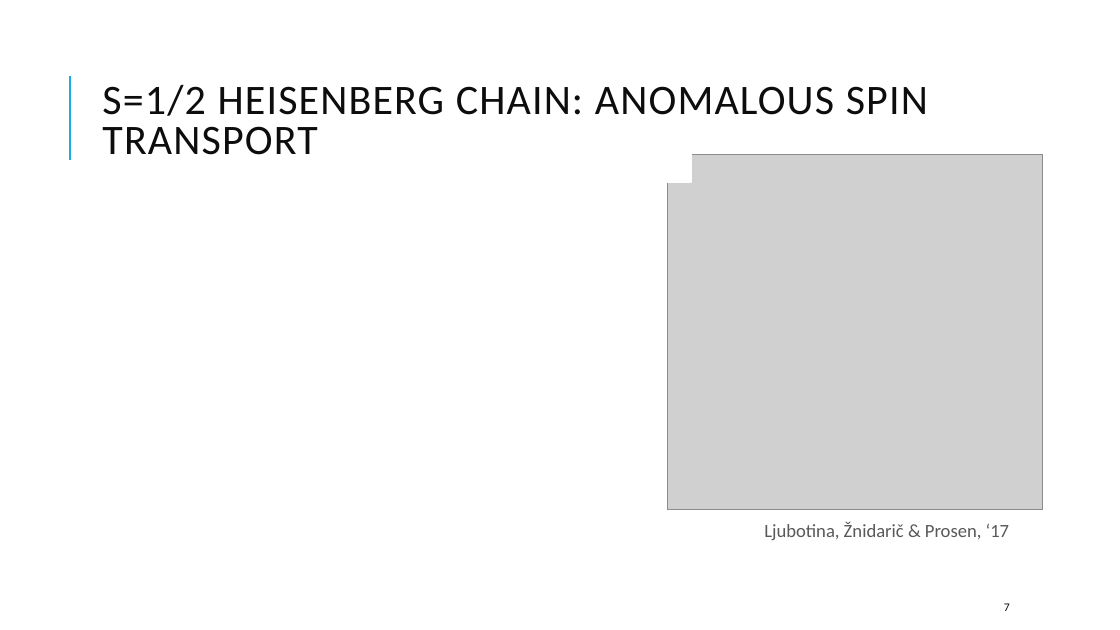
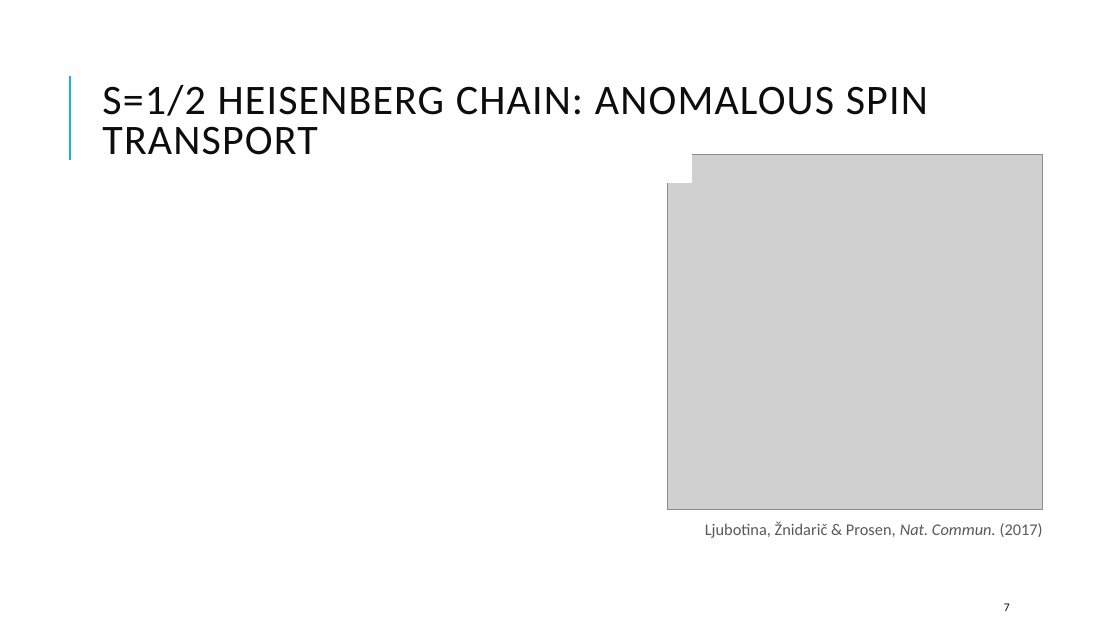
Before and after one commit to kwang0/KPZ-Project, a slide deck: slide 7 of Qualifying Exam Presentation.pptx. Drawn at 1120x630 pixels with LibreOffice and Linux fonts; fonts in the diff are those of the drawing; grey boxes stand for pictures. Boxes give left, top, right and bottom in pixels: in the first picture for what was removed or moved away, otherwise in the second. Text is boxed around its words. In the diff, an @@ line names an element or a change of style, - is before the commit and + after.

```diff
--- a/Qualifying Exam Presentation.pptx
+++ b/Qualifying Exam Presentation.pptx
@@ text at [705, 522, 1043, 538]: text changed; size 16 to 14 pt @@
-Ljubotina, Žnidarič & Prosen, ‘17
+Ljubotina, Žnidarič & Prosen, Nat. Commun. (2017)
```
Also in this commit, not shown: 9 other slides changed, 9 slides added.
